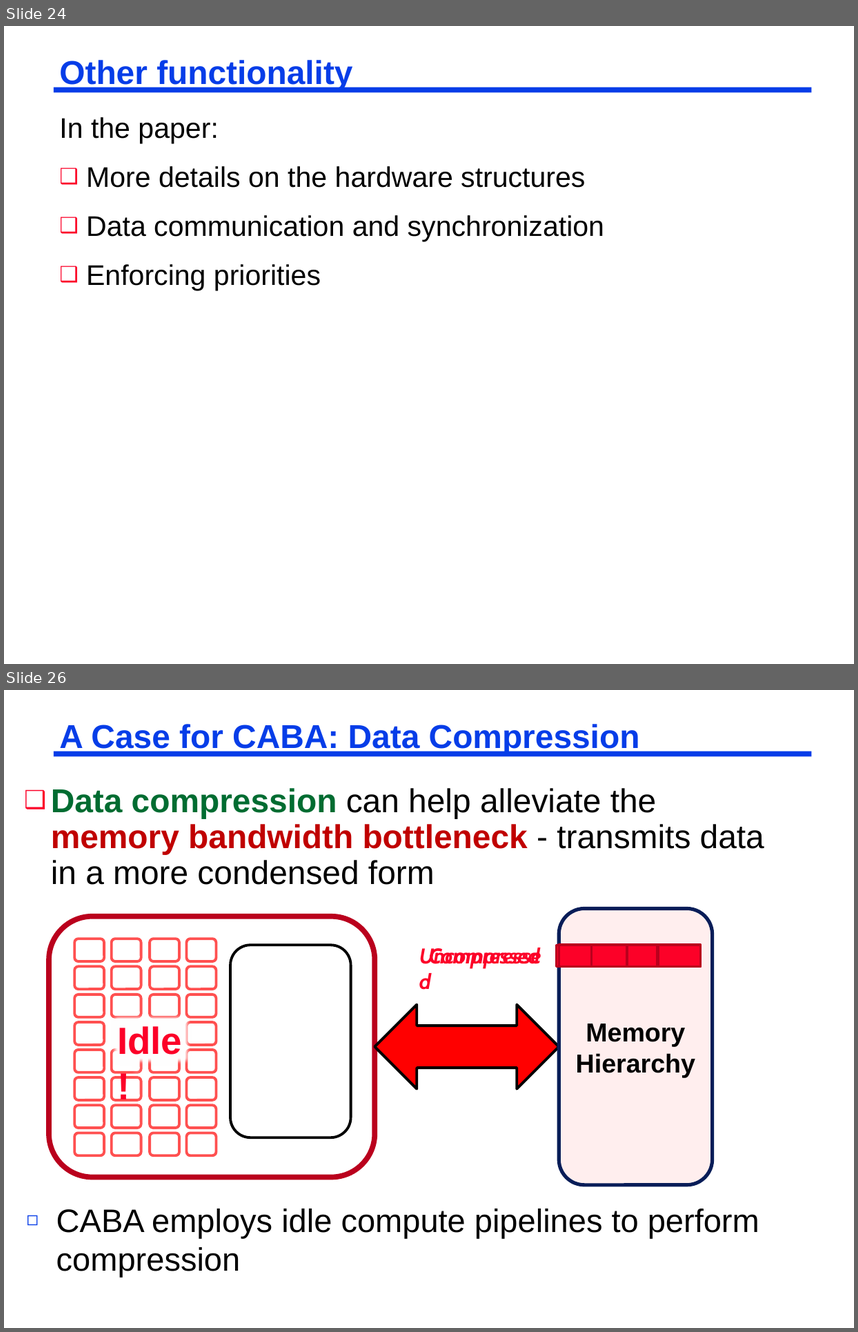
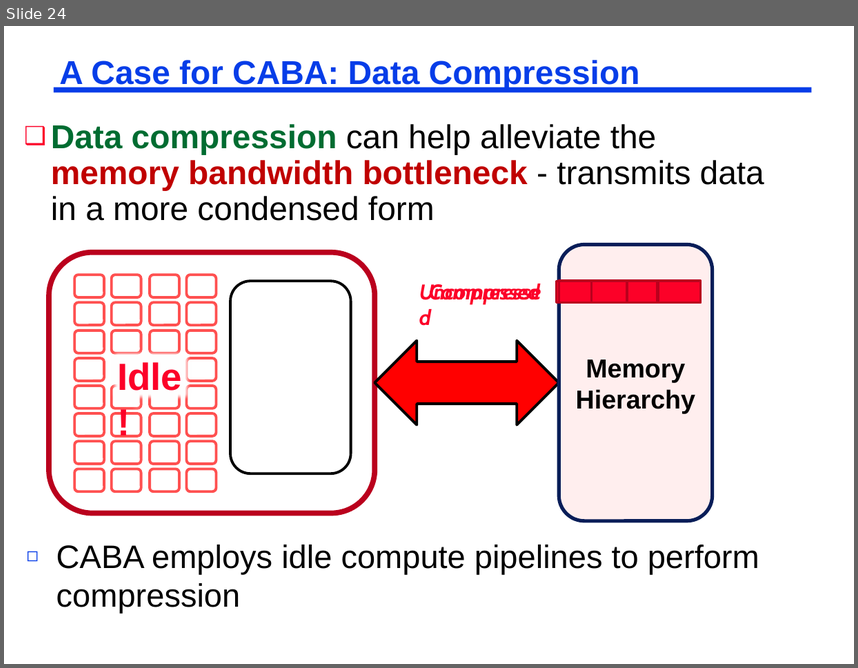
Before and after one commit to adwaitjog/adwaitjog.github.io, a slide deck: teach/acaces2018/acaces-2018-slides-lecture-3.pptx. Shown one above the other, each under a label of ours: slides 24 and 26 before the commit, slide 24 after it; the slides between them are not shown. The pictures are 858x1332 and 858x668 pixels, drawn with LibreOffice and Linux fonts; fonts in the diff are those of the drawing. Boxes give left, top, right and bottom in pixels: in the first picture for what was removed or moved away, otherwise in the second. Text is boxed around its words. In the diff, an @@ line names an element or a change of style, - is before the commit and + after.

```diff
--- a/teach/acaces2018/acaces-2018-slides-lecture-3.pptx
+++ b/teach/acaces2018/acaces-2018-slides-lecture-3.pptx
@@ slide 24 removed at [4,26,854,664], background #FFFFFF; not listed: 1 template element that a slide beside it also shows @@
@@ title removed at [59,60,352,90] @@
-Other functionality
@@ text removed at [59,117,604,290] @@
-In the paper:
-❑ More details on the hardware structures
-❑ Data communication and synchronization
-❑ Enforcing priorities
@@ what was slide 26 is now slide 24 @@
```
Also in this commit, not shown: 1 slide changed, 1 other slide removed, 20 other files.
